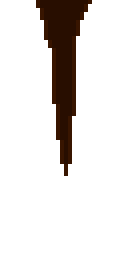
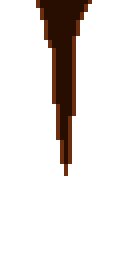
Layer changes from the first 128px x 256px image to the second:
painted on "Слой 1" over [36, 0, 92, 176]
